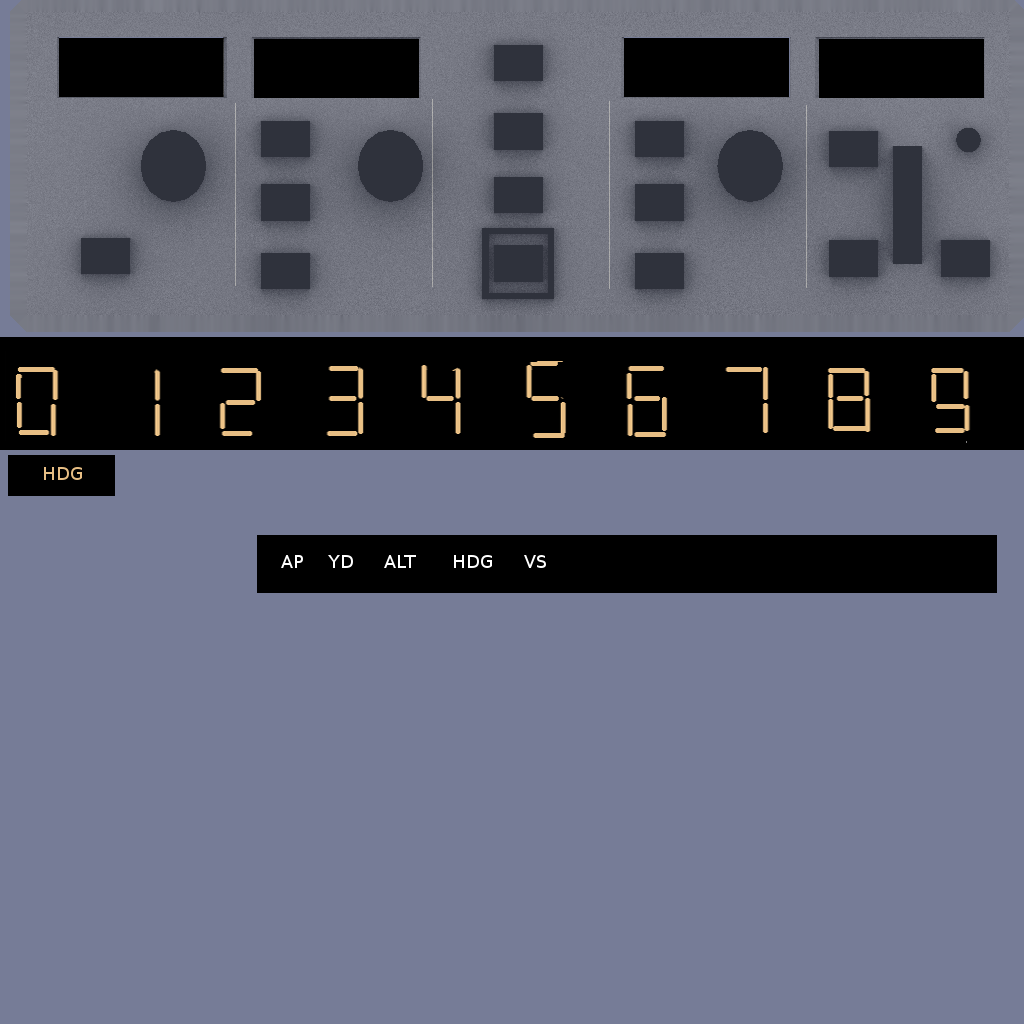
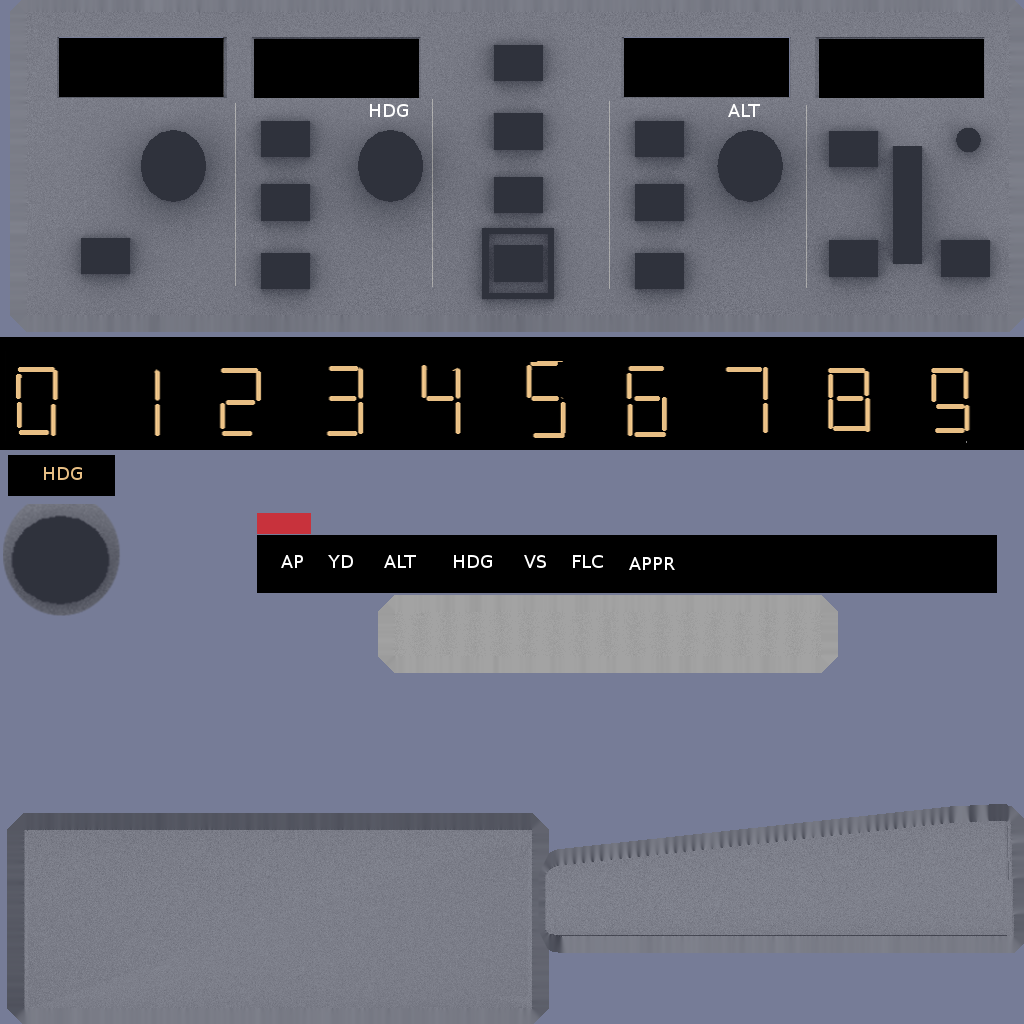
Layer changes from the first 1024x1024 image to the second:
added layer "autopilot.png #3" (60%) above "autopilot.png #2" over 7, 804, 1024, 1024
added layer "autopilot.png #2" above "text" over 378, 555, 838, 673
added layer "text" above "autopilot.png #1" over 370, 104, 760, 117
painted on "autopilot.png #1" over 3, 503, 311, 616
